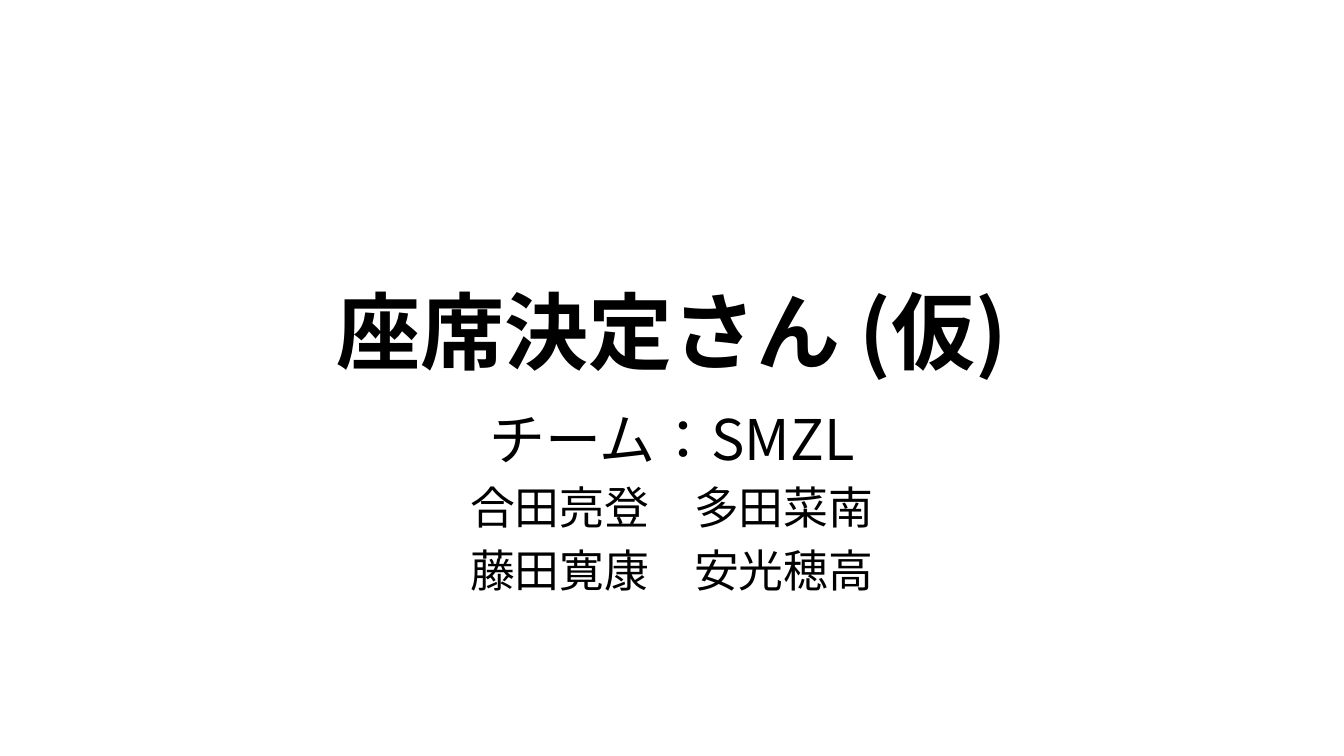
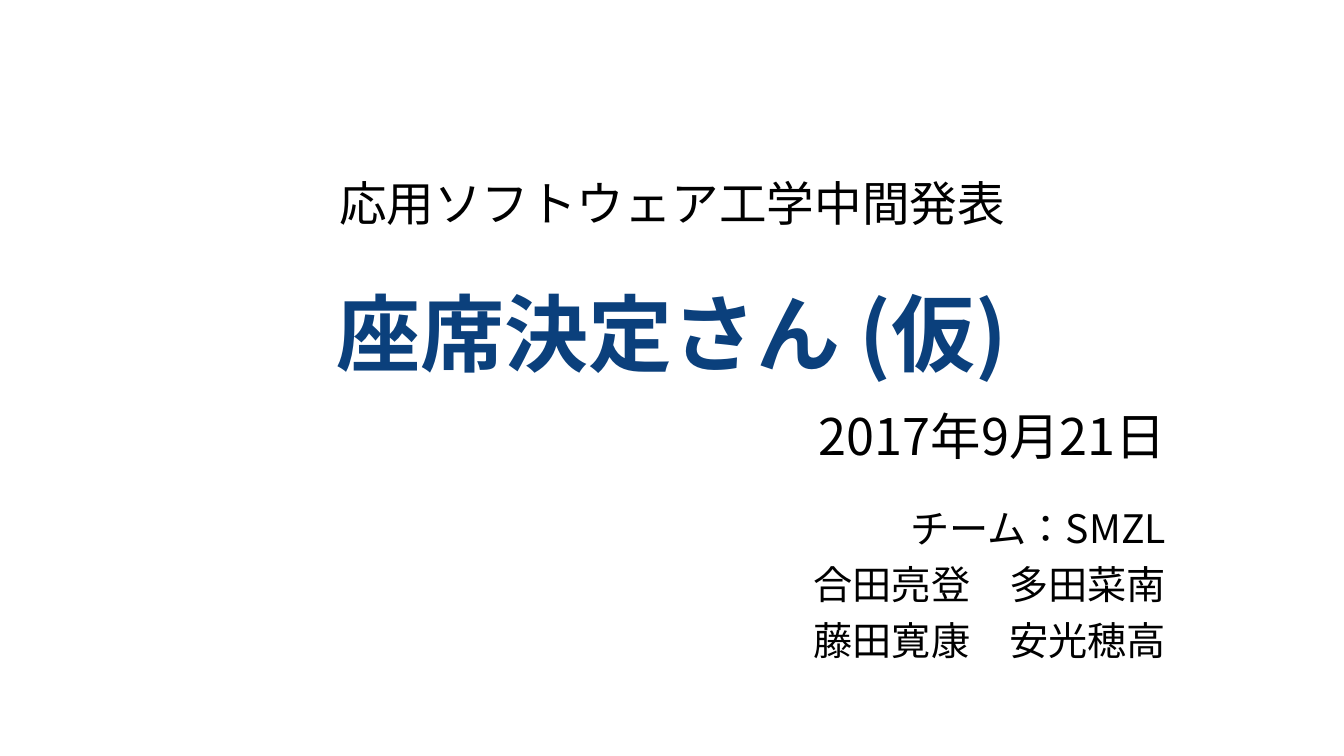
Before and after one commit to kut-info-ase-2017/group4-smzl, a slide deck: slide 1 of doc/SMZL_中間発表.pptx. Drawn at 1344x756 pixels with LibreOffice and Linux fonts; fonts in the diff are those of the drawing. Boxes give left, top, right and bottom in pixels: in the first picture for what was removed or moved away, otherwise in the second. Text is boxed around its words. In the diff, an @@ line names an element or a change of style, - is before the commit and + after.

Commit message:
中間発表_最終盤

```diff
--- a/doc/SMZL_中間発表.pptx
+++ b/doc/SMZL_中間発表.pptx
@@ title at [337,181,1008,382]: text changed; size 60 to 34 pt; bold off @@
-座席決定さん (仮)
+応用ソフトウェア工学中間発表
+座席決定さん (仮)
@@ subtitle at [819,412,1166,459]: paragraph added @@
+2017年9月21日
@@ subtitle at [814,513,1166,659]: size 40 to 28 pt in "チーム：SMZL"; size 32 to 28 pt in "合田亮登 多田菜南", "藤田寛康 安光穂高"; alignment centre to right @@
```
Also in this commit, not shown: 6 other slides changed, 2 slides added.
